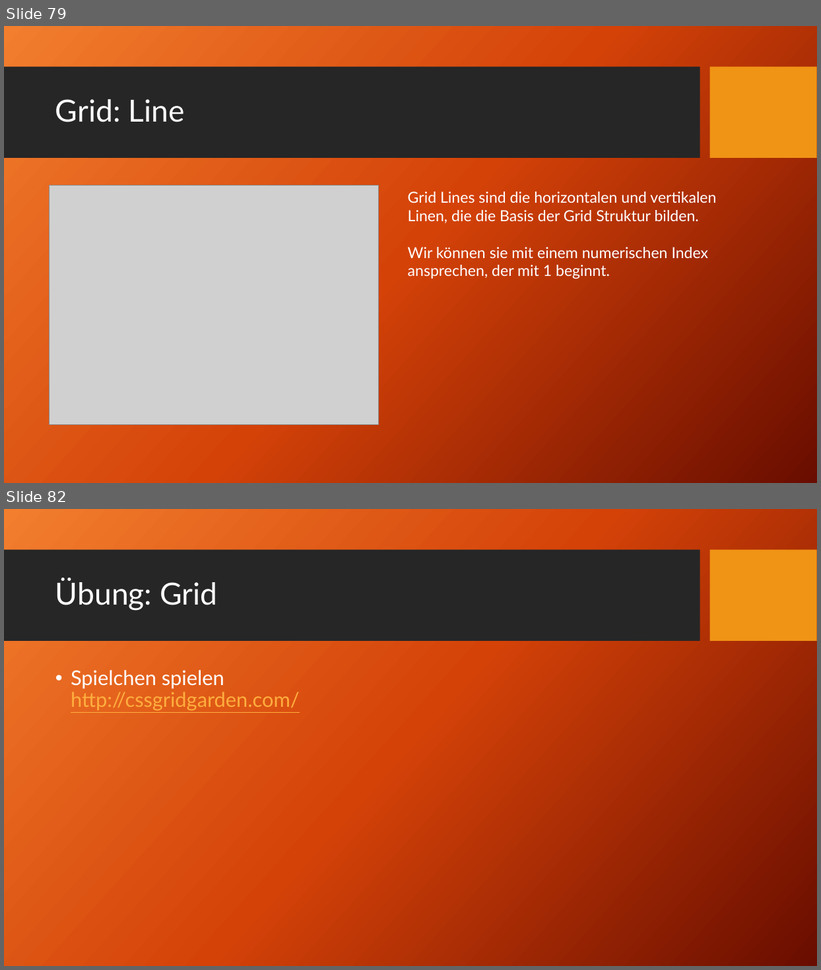
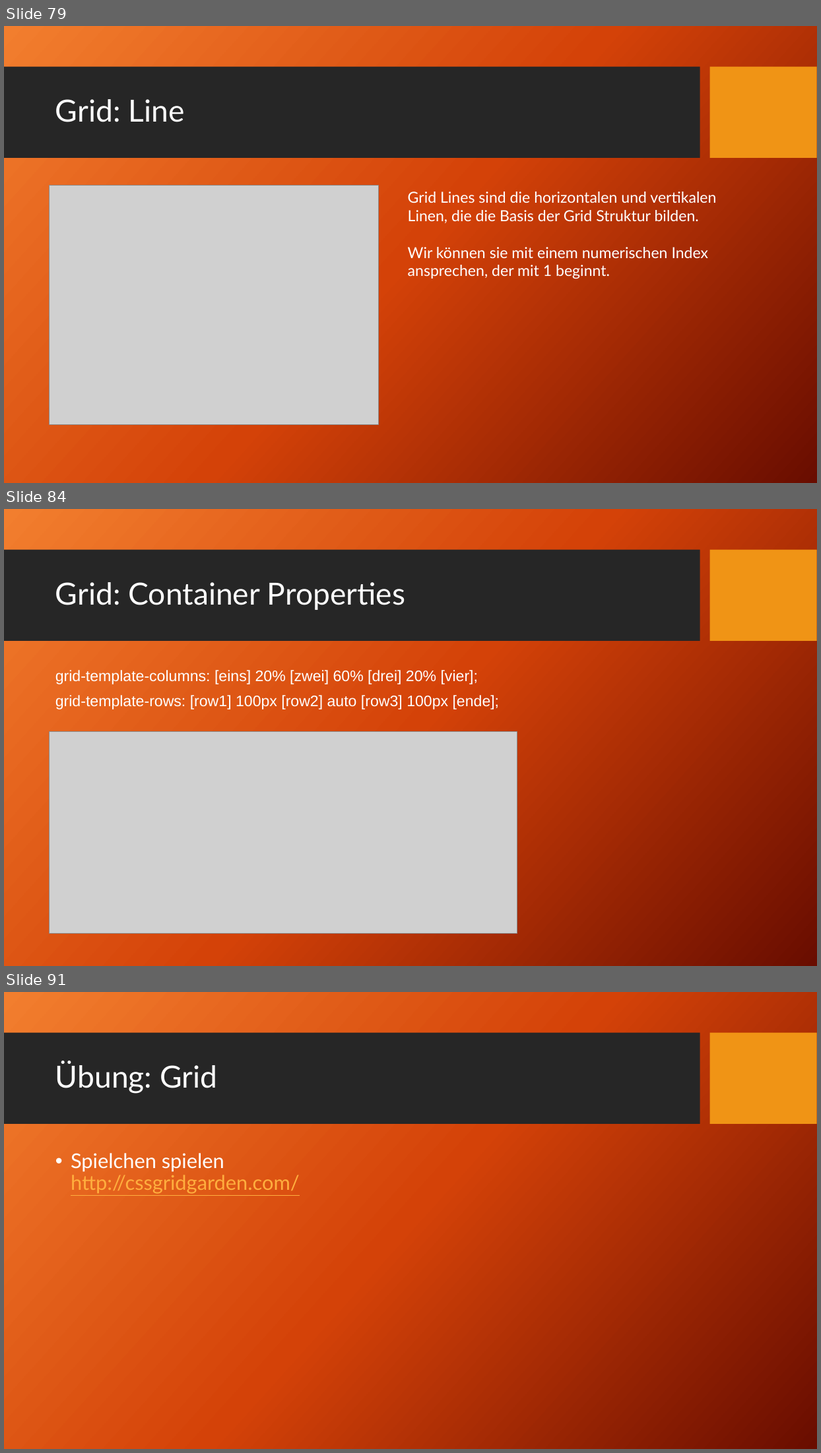
Before and after one commit to TomFrey/htmlCssBasicUebungen, a slide deck: html Schulung.pptx. Shown one above the other, each under a label of ours: slides 79 and 82 before the commit, slides 79, 84 and 91 after it; the slides between them are not shown. The pictures are 821x970 and 821x1453 pixels, drawn with LibreOffice and Linux fonts; fonts in the diff are those of the drawing; grey boxes stand for pictures; background and template pictures are left out. Boxes give left, top, right and bottom in pixels: in the first picture for what was removed or moved away, otherwise in the second. Text is boxed around its words. In the diff, an @@ line names an element or a change of style, - is before the commit and + after.

Commit message:
CSS Grid zur PP Präsentation hinzugefügt.

```diff
--- a/html Schulung.pptx
+++ b/html Schulung.pptx
@@ slide 84 added at <box>4,509,817,966</box>, background picture (left out); not listed: 2 template elements that a slide beside it also shows @@
@@ title added at <box>55,582,405,610</box>, 36 pt, text #FFFFFF @@
+Grid: Container Properties
@@ text added at <box>55,670,478,685</box>, 18 pt, text #FFFFFF @@
+grid-template-columns: [eins] 20% [zwei] 60% [drei] 20% [vier];
@@ text added at <box>55,695,500,710</box>, 18 pt, text #FFFFFF @@
+grid-template-rows: [row1] 100px [row2] auto [row3] 100px [ende];
@@ picture added at <box>49,732,517,934</box> @@
@@ what was slide 82 is now slide 91 @@
```
Also in this commit, not shown: 1 slide changed, 9 other slides added, 1 slide removed.
